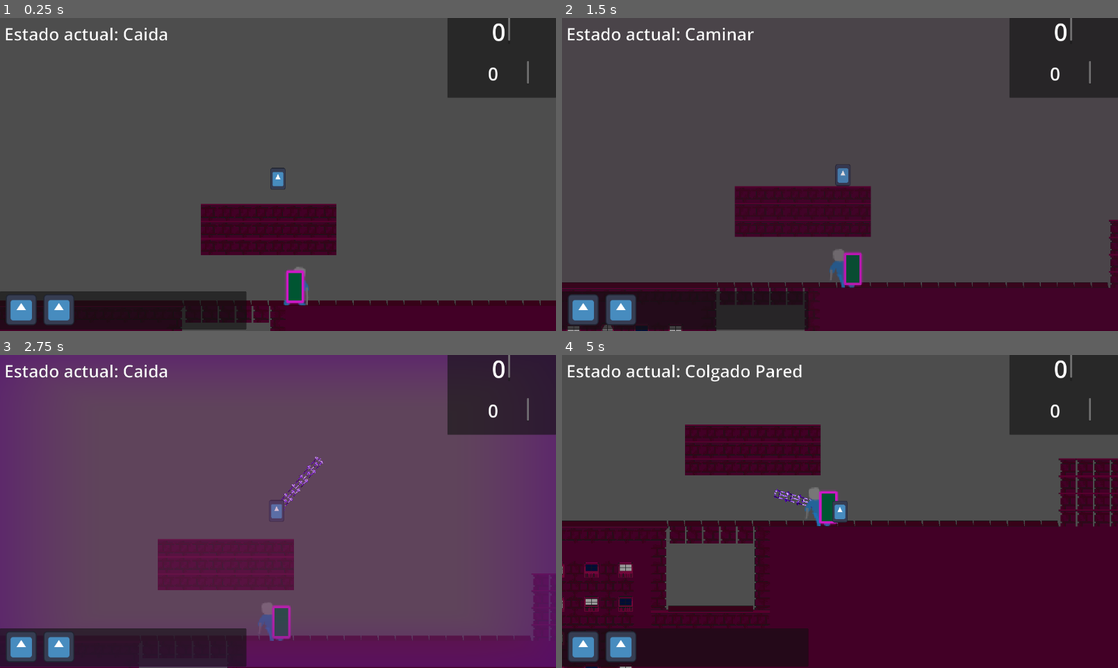
Above: before the commit, frames 1-4 (two rows, left to right).
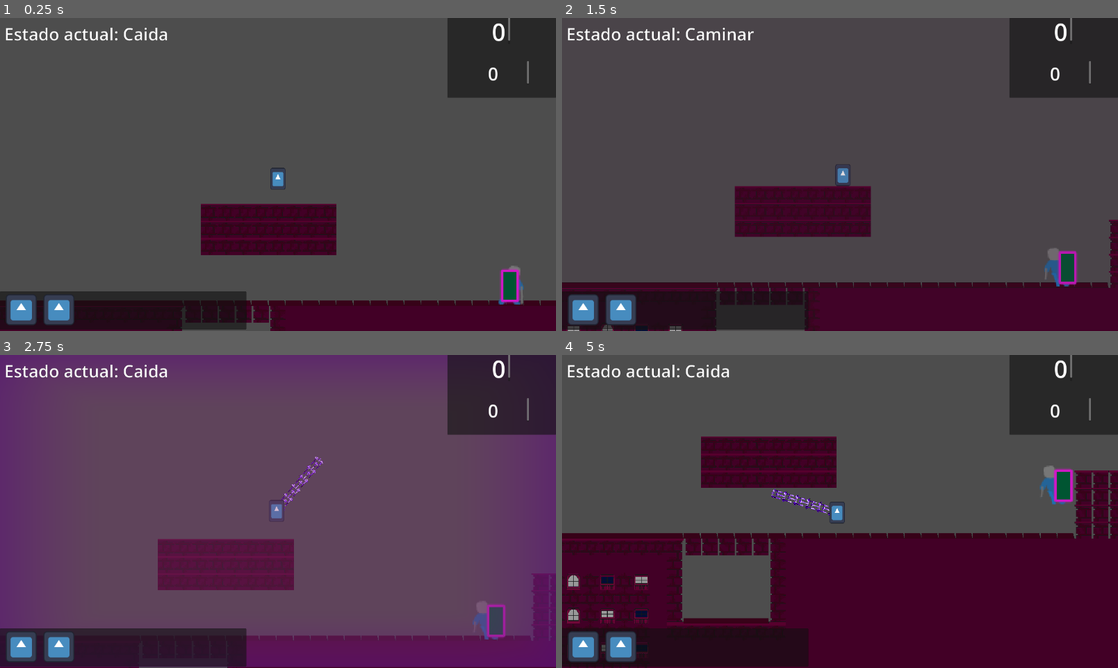
Above: after the commit, the same moments.

Repository: Proyecto-Carpincho/Proyecto-Carpincho
Game: Godot game, scene res://Scenes/stg/emTestStg00.tscn
The game is run twice, just before and just after one commit, with the same random seed, the same clock (stepped at 60 frames per second) and the same inputs. This scene is started directly instead of the project's main scene. The engine's default icon, where the game draws it, is replaced by a stand-in: a white triangle on a blue panel in a dark square.
Inputs (mouse positions are in pixels of both pictures, inside the frame that each line leads up to):
- Up to frame 1 (0.25 s): no input
- Up to frame 2 (1.5 s): move the mouse to (962, 158) at 0.52 s; press the mouse at (962, 158) at 0.53 s; hold D (Move Right) from 0.53 s (still down); tap Space (Jump) at 0.77 s; move the mouse to (728, 190) at 1.27 s; release the mouse at (728, 190) at 1.28 s; tap Ctrl (Bullet Time) at 1.35 s
- Up to frame 3 (2.75 s): tap Space (Jump) at 1.52 s; move the mouse to (333, 442) at 2.02 s; release D (Move Right) at 2.03 s; hold A (Move Left) from 2.03 s (still down); right-click (333, 442) at 2.1 s
- Up to frame 4 (5 s): move the mouse to (812, 574) at 2.77 s; release A (Move Left) at 2.78 s; hold D (Move Right) 2.78-4.28 s; tap Shift (Run) at 2.85 s; tap Space (Jump) at 3.02, 3.77, 4.52 s; move the mouse to (1006, 558) at 3.52 s; press the mouse at (1006, 558) at 3.53 s; move the mouse to (673, 464) at 4.27 s; release the mouse at (673, 464) at 4.28 s; hold A (Move Left) from 4.28 s (still down); tap Ctrl (Bullet Time) at 4.35 s

The runs differ from the first frame. In frame 1, 0.9% of the frame differs, in the area x 51-95%, y 79-92%; in frame 2, 1.1%; in frame 3, 1.0%; in frame 4, 14%, in the area x 0-100%, y 3-100%.

Commit message:
Pathfinding arreglado y el jugador ahora toma daño (WIP)

Diff:
--- a/Scenes/Character.tscn
+++ b/Scenes/Character.tscn
@@ -66,4 +66,8 @@
 PlayerMachine = NodePath("../Central State Machine")
 Player = NodePath("..")
 
+[node name="Label" type="Label" parent="."]
+offset_right = 40.0
+offset_bottom = 23.0
+
 [connection signal="timeout" from="Timer Coyote" to="Central State Machine" method="_on_timer_coyote_timeout"]
--- a/Scenes/Em/BaseEm.tscn
+++ b/Scenes/Em/BaseEm.tscn
@@ -77,3 +77,9 @@
 vertical_alignment = 1
 
 [node name="DistanciaJugador" type="RayCast2D" parent="."]
+
+[node name="DamagArea" type="Area2D" parent="."]
+
+[node name="CollisionShape2D" type="CollisionShape2D" parent="DamagArea"]
+
+[connection signal="body_entered" from="DamagArea" to="." method="_on_damag_area_body_entered"]
--- a/Scenes/Em/ShieldCop.tscn
+++ b/Scenes/Em/ShieldCop.tscn
@@ -96,12 +96,17 @@
 }]
 
 [sub_resource type="CapsuleShape2D" id="CapsuleShape2D_lu3y0"]
+height = 32.0
+
+[sub_resource type="RectangleShape2D" id="RectangleShape2D_3nc5l"]
+size = Vector2(22, 29)
 
 [node name="BaseEm" node_paths=PackedStringArray("estado_inicial") instance=ExtResource("1_5l48c")]
 script = ExtResource("2_vrn4w")
 cooldown_placaje = 2
 run_speed = 60
 estado_inicial = NodePath("PatrullarGenerico")
+attack_damage = 50
 max_life = 100
 life = 100
 speed = 30
@@ -136,3 +141,7 @@
 [node name="WallCheck" type="RayCast2D" parent="." index="11"]
 position = Vector2(0, 14)
 target_position = Vector2(-25, 0)
+
+[node name="CollisionShape2D" parent="DamagArea" index="0"]
+position = Vector2(-3, 1.5)
+shape = SubResource("RectangleShape2D_3nc5l")
--- a/Scenes/stg/emTestStg00.tscn
+++ b/Scenes/stg/emTestStg00.tscn
@@ -265,8 +265,8 @@
 jump_multiply_boosted = 1.1
 wall_velocity = -2000.0
 wall_jump_velocity = -350.0
-max_life = 400
-life = 240
+max_life = 100
+life = 100
 
 [node name="StaticBody2D" parent="." instance=ExtResource("13_r0q7f")]
 position = Vector2(1281, -208)
@@ -285,8 +285,9 @@
 curve = SubResource("Curve2D_kw0q7")
 
 [node name="BaseEm" parent="." node_paths=PackedStringArray("objetivo", "alert_manager", "ruta") groups=["Enemigos"] instance=ExtResource("15_acpe2")]
-position = Vector2(284, 50)
+position = Vector2(729, 40)
 scale = Vector2(2.5, 2.5)
 objetivo = NodePath("../Jugador")
 alert_manager = NodePath("../AlertManager")
+grupo = "Enemigos"
 ruta = NodePath("../Path2D")
--- a/Scripts/Em/Enemigo.gd
+++ b/Scripts/Em/Enemigo.gd
@@ -7,6 +7,7 @@
 @export var run_speed:int
 @export var estado_inicial:State
 @export var ruta:Path2D
+@export var attack_damage:int
 
 @onready var nav:NavigationAgent2D = $NavigationAgent2D
 @onready var dis_obj_ray:RayCast2D = $DistanciaJugador
@@ -71,7 +72,10 @@
 					estado_transicionar = get_child(i).name
 					break
 		AlertManager.alertStatus.PRECAUCION:
-			pass
+			for i in get_child_count():
+				if get_child(i) is PatrullarGenerico:
+					estado_transicionar = get_child(i).name
+					break
 		AlertManager.alertStatus.EVACION:
 			for i in get_child_count():
 				if get_child(i) is PerseguirGenerico:
@@ -124,6 +128,7 @@
 	for i in 3:
 		if (b == false && $Vista.get_child(i).target_position.x > 0) || (b == true && $Vista.get_child(i).target_position.x < 0):
 			$Vista.get_child(i).target_position.x *= -1
+			$DamagArea.size *= -1 # TODO: que funcione
 			animated_sprite.play("turn")
 
 	await animated_sprite.animation_finished
@@ -142,3 +147,9 @@
 					estado_transicionar = get_child(i).name
 					break
 		transicion_hijo(state_now, estado_transicionar)
+
+
+func _on_damag_area_body_entered(body: Node2D) -> void:
+	var auxSelf := self.get_class()
+	if body is Entidad && body is not Enemigo: # TODO: esto no es ideal
+		body.Golpeado(attack_damage, 0)
--- a/Scripts/Em/MuerteGenerica.gd
+++ b/Scripts/Em/MuerteGenerica.gd
@@ -10,6 +10,7 @@
 	padre.remove_child(padre.find_child("Vista", true))
 	padre.remove_child(padre.find_child("DistanciaJugador", true))
 	padre.remove_child(padre.find_child("NavigationAgent2D", true))
+	padre.remove_child(padre.find_child("DamagArea", true))
 
 func update(delta:float):
 	timer_checkeo -= 1*delta
--- a/Scripts/Em/PatrullarGenerico.gd
+++ b/Scripts/Em/PatrullarGenerico.gd
@@ -12,14 +12,15 @@
 	cantidad_puntos = ruta.curve.point_count
 	progreso_ruta = 0
 	for i in cantidad_puntos:
-		if ruta.curve.get_point_position(i) - padre.position < ruta.curve.get_point_position(progreso_ruta)  - padre.position:
+		print
+		if (ruta.curve.get_point_position(i) - padre.position) > (ruta.curve.get_point_position(progreso_ruta)  - padre.position):
 			progreso_ruta = i
+
 	if progreso_ruta < cantidad_puntos:
 		avanzando = true
 
 func physics_update(delta:float) -> void:
 	var direction:Vector2
-	print(progreso_ruta, " ", cantidad_puntos)
 
 	padre.nav.target_position = ruta.curve.get_point_position(progreso_ruta)
 	direction = (padre.nav.get_next_path_position() - padre.global_position).normalized()
--- a/Scripts/Em/ShieldCop/PlacajeShieldCop.gd
+++ b/Scripts/Em/ShieldCop/PlacajeShieldCop.gd
@@ -22,5 +22,6 @@
 		padre.animated_sprite.stop()
 		padre.placaje_timer_crear()
 		Transiciono.emit(self, "RangoAtaqueShieldCop")
+
 	else:
 		padre.velocity.x = ultima_dir
Not shown: 1 places in Scenes/Em/ShieldCop.tscn that only renumber resources
